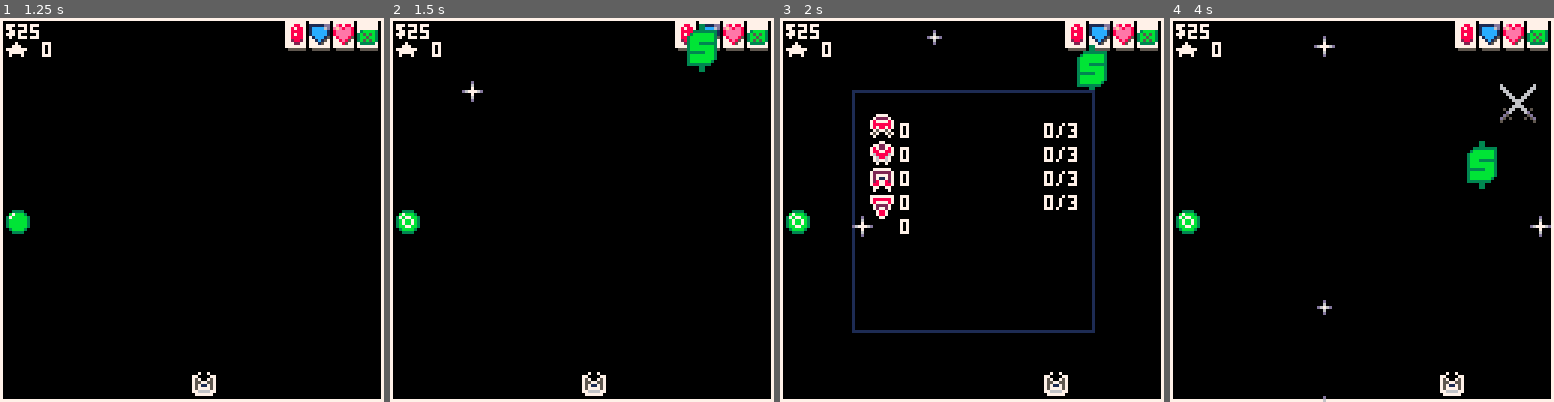
Above: before the commit, frames 1-4 (left to right).
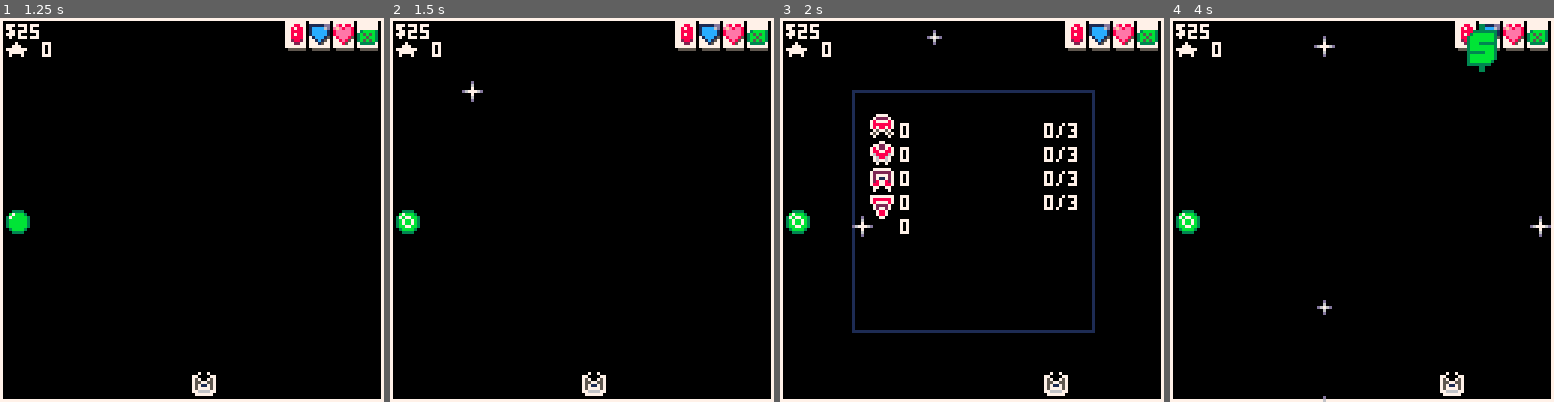
Above: after the commit, the same moments.

Repository: NinetiesPaul/Orion-s-Defender
Game: PICO-8 cartridge orionsdefender.p8
The game is run twice, just before and just after one commit, with the same random seed, the same clock (stepped at 60 frames per second) and the same inputs.
Inputs:
- Up to frame 1 (1.25 s): tap X (X key) at 0.33, 1.07 s; tap O (Z key) at 0.7 s
- Up to frame 2 (1.5 s): no input
- Up to frame 3 (2 s): hold Right from 1.6 s (still down); tap O (Z key) at 1.7 s; tap X (X key) at 1.85 s
- Up to frame 4 (4 s): release Right at 2.1 s; tap O (Z key) every 0.4 s from 2.1 to 3.7 s; hold Up 2.15-2.42 s; hold Right 2.47-3.03 s; tap X (X key) at 2.97 s; hold Left 3.08-3.58 s; hold Down 3.63-3.97 s

Frame 1 is identical in both runs. In frame 2, 0.7% of the frame differs, in the area x 77-86%, y 1-15%; in frame 3, 0.7%; in frame 4, 1.8%, in the area x 77-96%, y 1-45%.

Commit message:
adjusting fuel consumption and encounter generation time

Diff:
--- a/orionsdefender.p8
+++ b/orionsdefender.p8
@@ -57,7 +57,7 @@
 	armor_spr =  004
 	fuel_spr = 005
 	max_fuel = 15
-	fuel_comsumption = 0.01
+	fuel_comsumption = 0.0075
 	stat_multiplier = 5
 	stat_lvl = {1,2,3}
 	current_stat_armor_lvl = 1
@@ -366,7 +366,7 @@
 	if current_view == 1 then
 		if show_stats == false then
 			fuel -= fuel_comsumption
-			if (clock % 45 == 0) create_encounter()
+			if (clock % 60 == 0) create_encounter()
 			if (fuel <= 0) current_view = views[5]
 			foreach(encounters, move_encounter)
 		end
